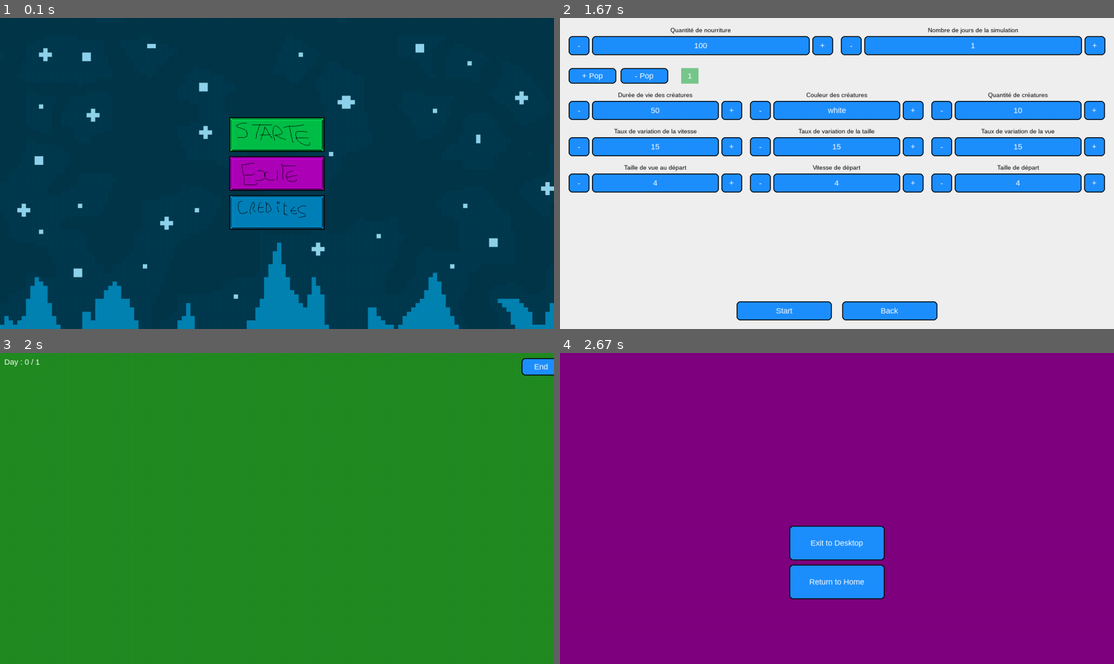
Above: before the commit, frames 1-4 (two rows, left to right).
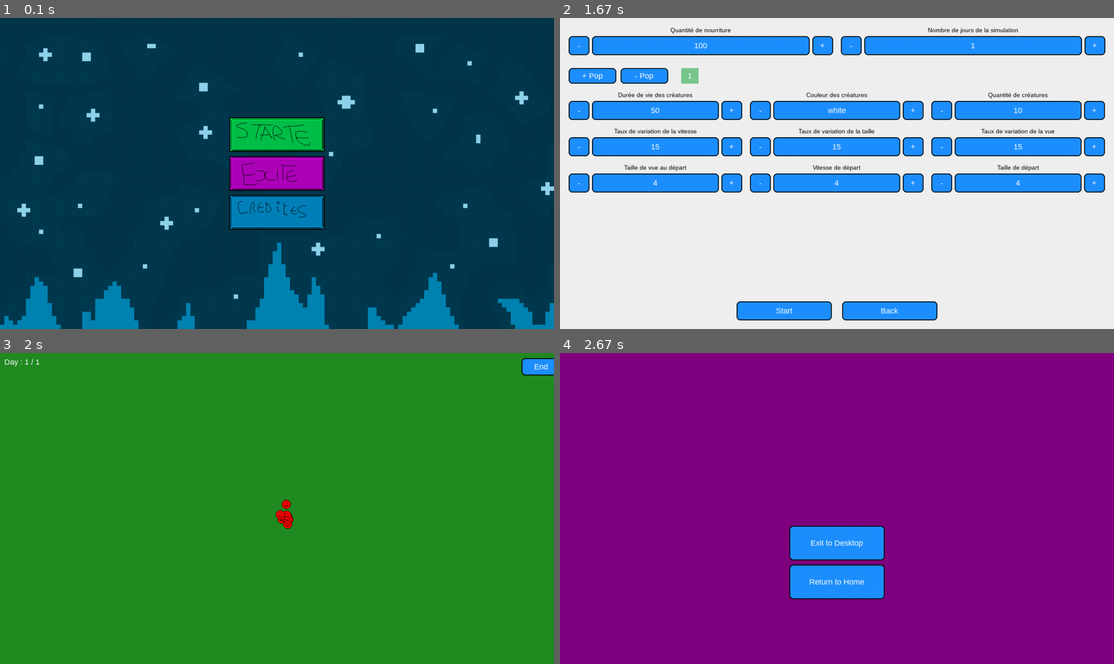
Above: after the commit, the same moments.

Repository: X47C/Trophees-NSI
Game: pygame game, started from main.py
Two runs of this game, one before a commit and one after it. Both use one fixed random seed, a clock stepped at 60 frames per second and the inputs below.
Inputs (mouse positions are in pixels of both pictures, inside the frame that each line leads up to):
- Up to frame 1 (0.1 s): no input
- Up to frame 2 (1.67 s): click (820, 120) at 1.38 s
- Up to frame 3 (2 s): click "Start" at 1.72 s
- Up to frame 4 (2.67 s): click "End" at 2.05 s

Frames 1-2 are identical in both runs. In frame 3, 0.2% of the frame differs, in the area x 4-53%, y 1-57%; in frame 4, nothing differs.

Commit message:
je m'ennuiait

Diff:
--- a/Game/creature.py
+++ b/Game/creature.py
@@ -1,6 +1,7 @@
 # methodes pour gerer les creatures
 from random import randint as rd
 import pygame as pg
+import settings
 
 class  Creature():
     """
@@ -18,8 +19,8 @@
         self.variation_view = Variation_View
         self.days = 0
         self.days_max = Days_Max
-        self.pos_x = 550
-        self.pos_y = 440
+        self.pos_x = settings.Display_size[0] // 2
+        self.pos_y = settings.Display_size[1] // 2
         self.image = pg.image.load("assets/creature.png")
 
     def draw(self, screen):
--- a/Game/game.py
+++ b/Game/game.py
@@ -5,7 +5,7 @@
 class Day_Manager():
     def __init__(self, surf):
         self.surf = surf
-        self.current_day = 0
+        self.current_day = 1
         self.time = 0
         self.creatures = []
 
@@ -13,9 +13,7 @@
         """
         gere a chaque tick :
         - faire bouger les cratures
-        - afficher les cratures
         - verifier si la nouriture est mangée
-        - afficher la nouriture
         le tout en appelant les fonctions correspondantes
         """
         # fait bouger et consomme la nouriture des creatures
@@ -24,15 +22,8 @@
                 if not c.energy == 0:
                     c.lives()
                     c.moove()
-        #affiche les cratures
-        for a in self.creatures:
-            for c in a:
-                c.draw(self.surf)
-
-        pg.display.flip()
 
     def first_day(self):
-        print('first day')
         for pop in settings.POPULATIONS:
             a = []
             for i in range(pop['quantity']):
@@ -44,7 +35,7 @@
         """
         dt = temps passé depuis la derniere fois que la fonction as étée appelée
         """
-        self.time = dt / 60
+        self.time = dt / settings.FPS
         if self.time >= settings.day_duration:
             if self.current_day >= settings.Days_max:
                 return 'end'
--- a/Pygame/pygame.py
+++ b/Pygame/pygame.py
@@ -1,9 +1,9 @@
 # Ensemble des methodes servant a faire marcher pygame, on a before game avec les menu et les dispositions pour créer une partie
-
 import pygame as pg
 from Pygame.button import Button
 from pygame import Rect
 import settings
+from Game import game
 
 class Before_Game:
     """
@@ -420,12 +420,16 @@
         self.continue_button = Button(Rect(self.width - self.width // 17, self.height // 60, 90, 40), 'End', self.screen)
         self.Button_font = pg.font.SysFont(settings.Button_font, settings.Button_font_size)
 
-    def draw(self):
+    def draw(self, l_creatures, screen):
         """
         Dessine l'écran pendant la partie
         """
         self.screen.blit(self.bg_asset, (0, 0))
         self.continue_button.draw(self.screen, self.Button_font)
+        #affiche les cratures
+        for a in l_creatures:
+            for c in a:
+                c.draw(screen)
 
     def handle_event(self, event):
         """
--- a/main.py
+++ b/main.py
@@ -76,7 +76,6 @@
             case "continue":
                 day_manager.new_day()
                 t = 0
-
         day_manager.update()
 
 
@@ -92,7 +91,7 @@
         case 'settings':
             Sett.draw()
         case 'in_game':
-            Ing.draw()
+            Ing.draw(day_manager.creatures, screen)
             day_manager.draw_current_day()
         case 'post_game':
             Engd.draw()
--- a/settings.py
+++ b/settings.py
@@ -2,7 +2,7 @@
 
 # Affichage
 Display_size = (1280, 720)  # largeur, hauteur
-FPS = 60
+FPS = 30
 
 # texte des crédits
 Credits_Text = ['Dévellopé par : ','Cyprien Cros', 'Jules Graffan', 'Sara quelquechose', 'Remerciement à : ', 'Mme Rebinguet-Martres']
